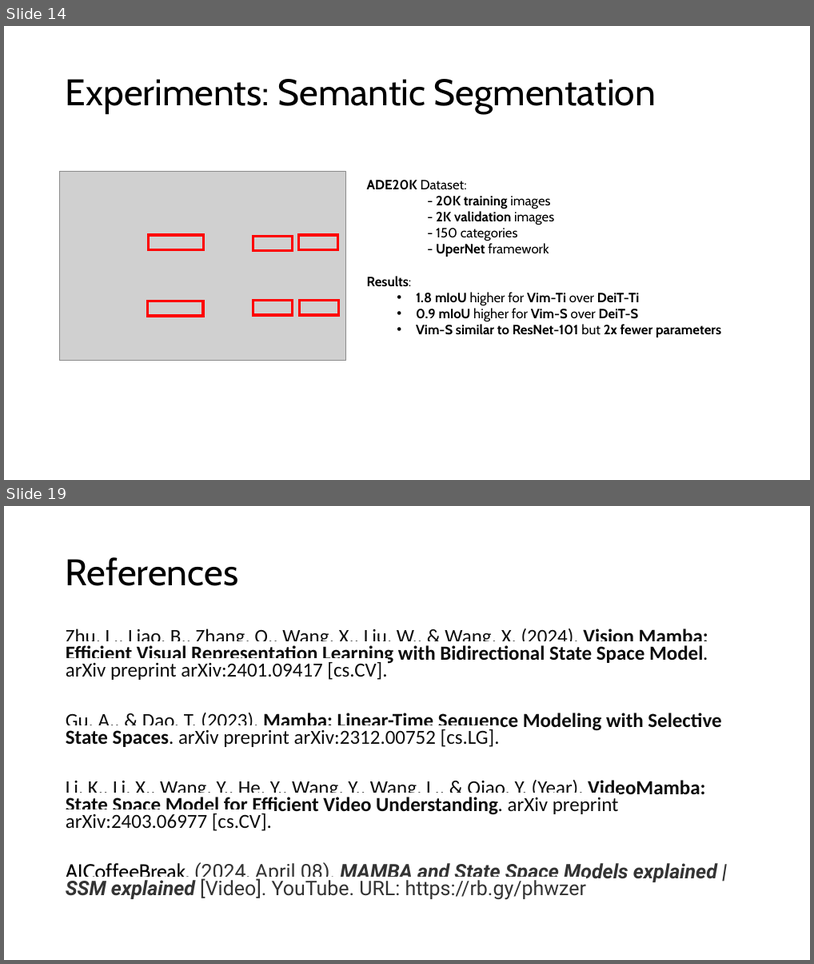
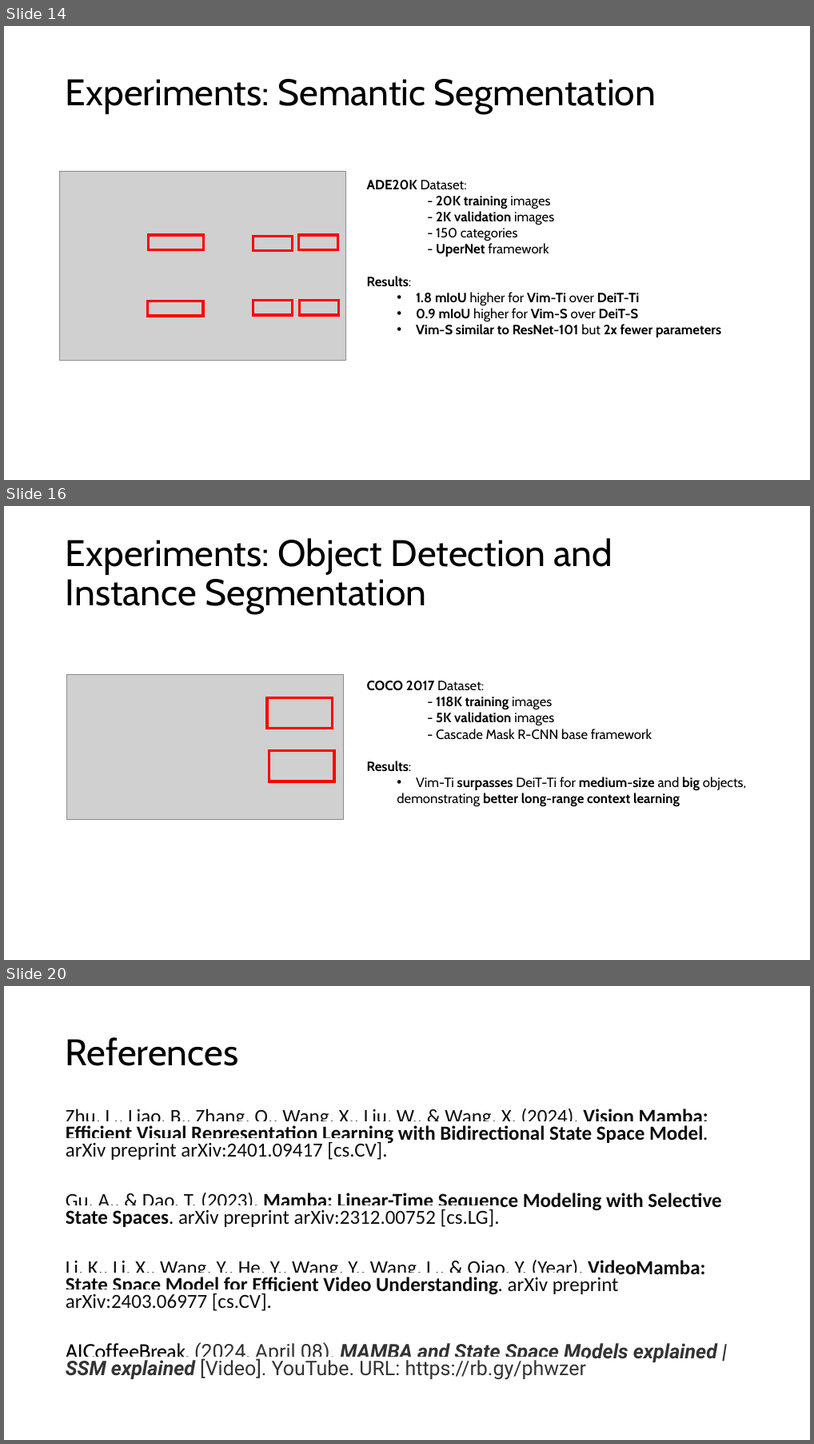
Before and after one commit to BecTome/UPC_MasterArtificialIntelligence, a slide deck: OR/efficient_mamba.pptx. Shown one above the other, each under a label of ours: slides 14 and 19 before the commit, slides 14, 16 and 20 after it; the slides between them are not shown. The pictures are 814x964 and 814x1444 pixels, drawn with LibreOffice and Linux fonts; fonts in the diff are those of the drawing; grey boxes stand for pictures. Boxes give left, top, right and bottom in pixels: in the first picture for what was removed or moved away, otherwise in the second. Text is boxed around its words. In the diff, an @@ line names an element or a change of style, - is before the commit and + after.

```diff
--- a/OR/efficient_mamba.pptx
+++ b/OR/efficient_mamba.pptx
@@ slide 16 added at [4,506,810,960], background #FFFFFF @@
@@ title added at [66,538,614,614], 44 pt, text #000000 @@
+Experiments: Object Detection and Instance Segmentation
@@ picture added at [66,674,343,819] @@
@@ rectangle added at [267,697,333,728], outline #FF0000 3 pt @@
@@ text added at [367,680,746,806], 16 pt, text #000000, bold @@
+COCO 2017 Dataset:
+- 118K training images
+- 5K validation images
+- Cascade Mask R-CNN base framework
+Results:
+  • Vim-Ti surpasses DeiT-Ti for medium-size and big objects,
+  demonstrating better long-range context learning
@@ rectangle added at [269,751,334,781], outline #FF0000 3 pt @@
@@ what was slide 19 is now slide 20 @@
```
Also in this commit, not shown: 6 slides changed, 1 other slide added, 1 slide removed, 32 other files.
